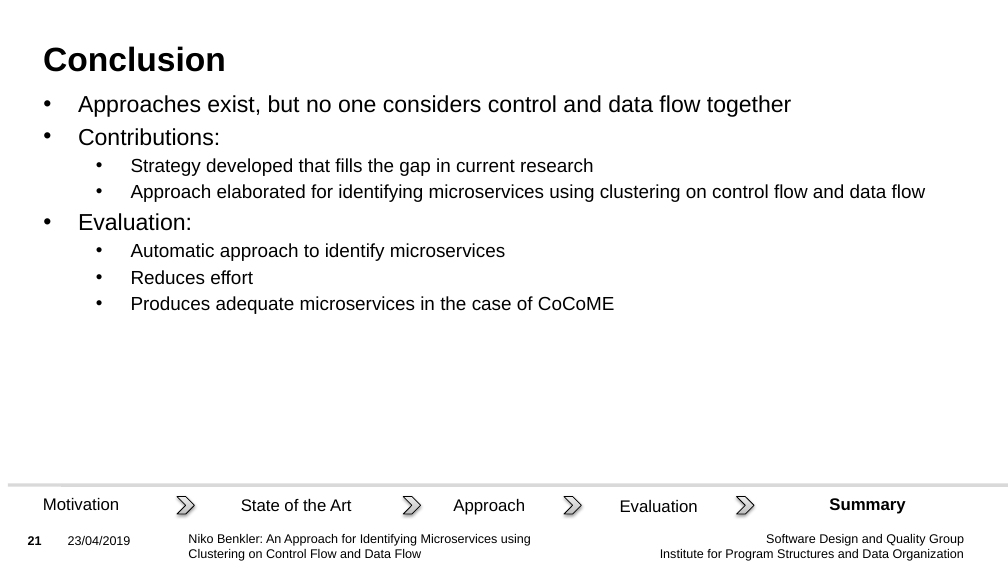
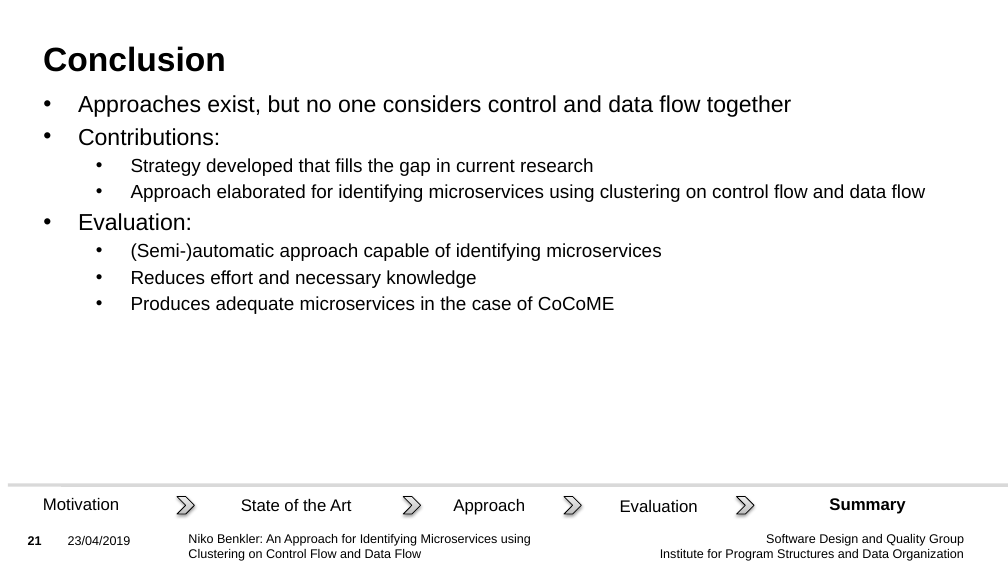
Before and after one commit to Benkler/BA, a slide deck: slide 21 of Vortrag/BA_Niko_Benkler_Presentation.pptx. Drawn at 1008x567 pixels with LibreOffice and Linux fonts; fonts in the diff are those of the drawing; background and template pictures are left out. Boxes give left, top, right and bottom in pixels: in the first picture for what was removed or moved away, otherwise in the second. Text is boxed around its words. In the diff, an @@ line names an element or a change of style, - is before the commit and + after.

```diff
--- a/Vortrag/BA_Niko_Benkler_Presentation.pptx
+++ b/Vortrag/BA_Niko_Benkler_Presentation.pptx
@@ text at [131,243,661,288]: text changed @@
-  • Automatic approach to identify microservices
-  • Reduces effort
+  • (Semi-)automatic approach capable of identifying microservices
+  • Reduces effort and necessary knowledge
```
Also in this commit, not shown: 3 other slides changed, 1 slide removed, 5 other files.
